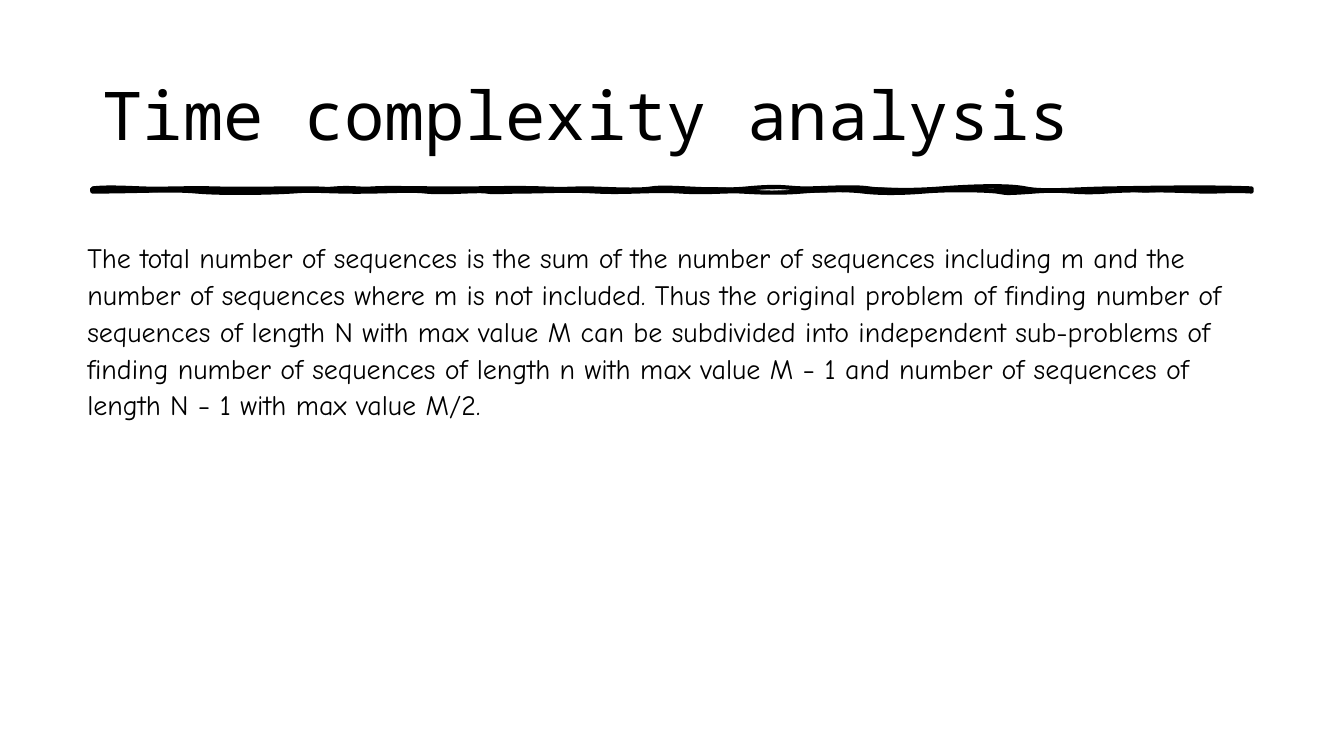
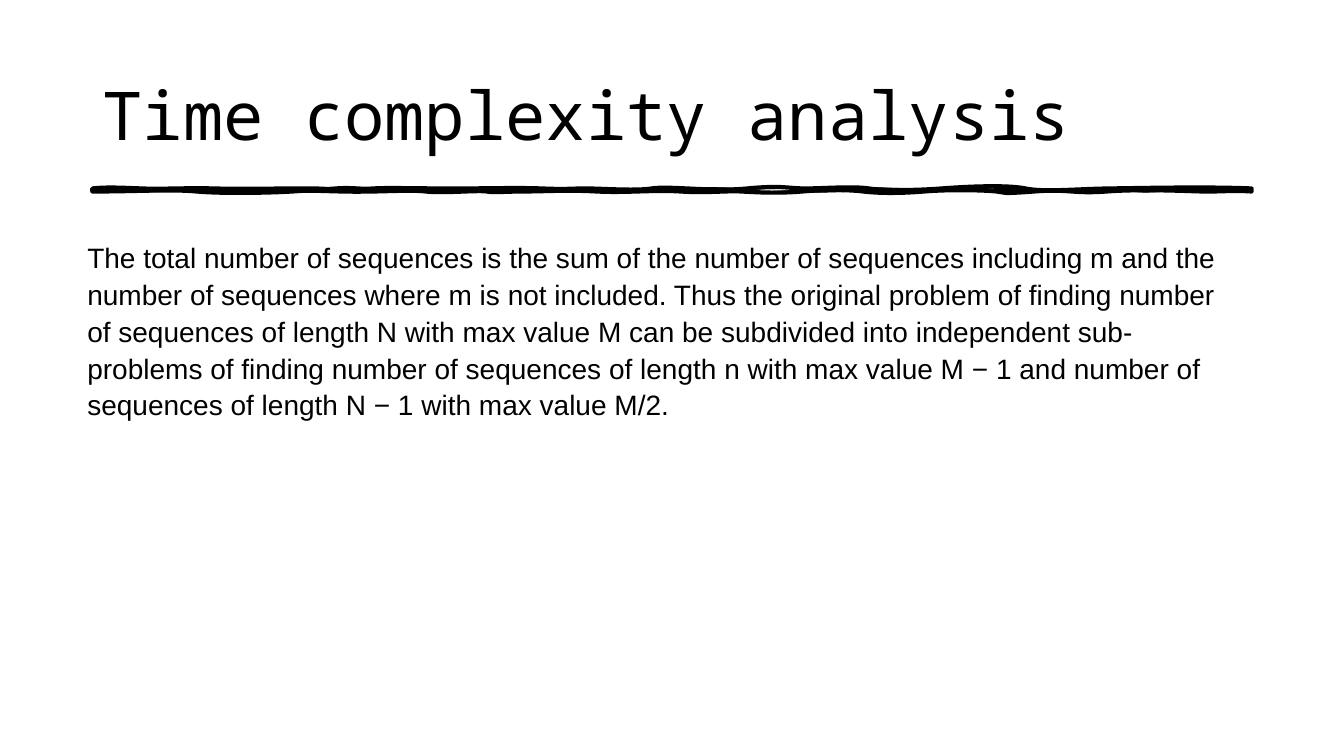
Before and after one commit to utkarshgarg123/Design-and-analysis-of-Algorithms, a slide deck: slide 7 of ass4/presentation.pptx. Drawn at 1344x756 pixels with LibreOffice and Linux fonts; fonts in the diff are those of the drawing. Boxes give left, top, right and bottom in pixels: in the first picture for what was removed or moved away, otherwise in the second. Text is boxed around its words. In the diff, an @@ line names an element or a change of style, - is before the commit and + after.

```diff
--- a/ass4/presentation.pptx
+++ b/ass4/presentation.pptx
@@ text "The total number of sequences ..." at <box>87,247,1215,421</box>: font Comic Neue to Arial @@
```
Also in this commit, not shown: 5 other slides changed, 1 other file.
